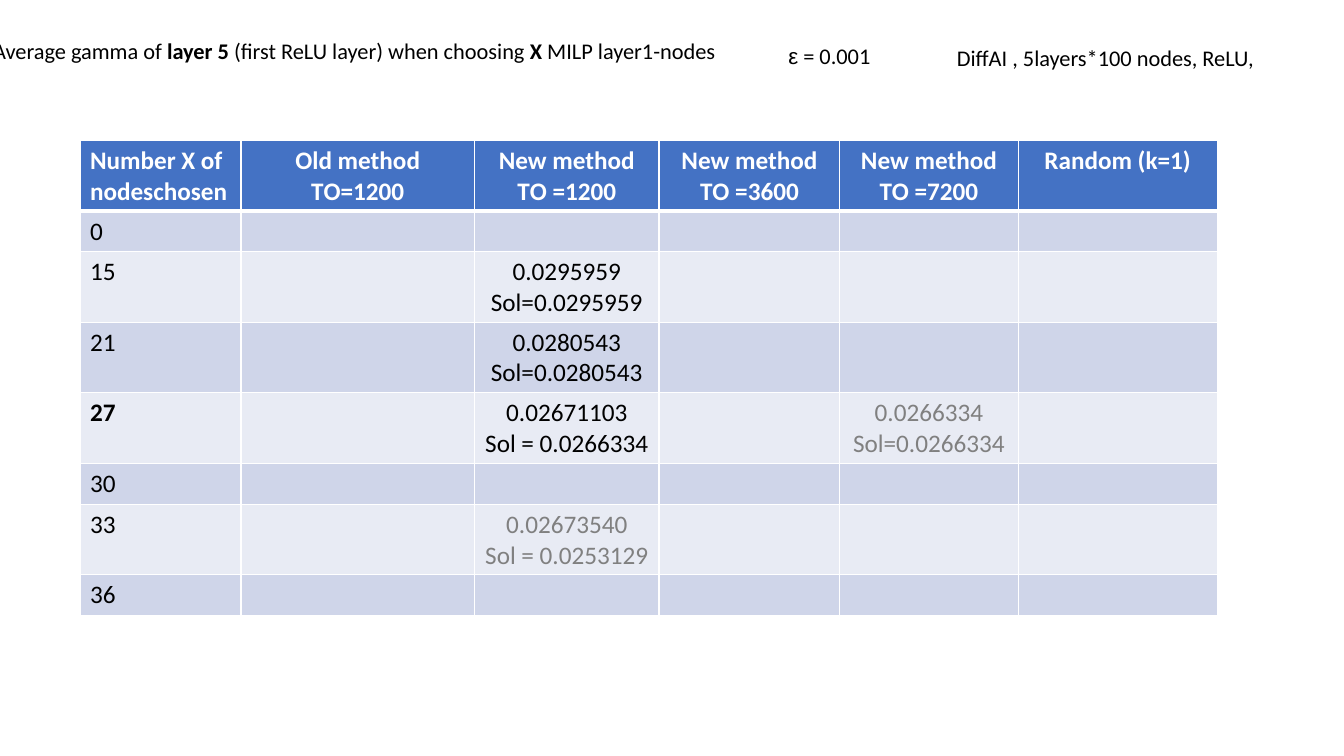
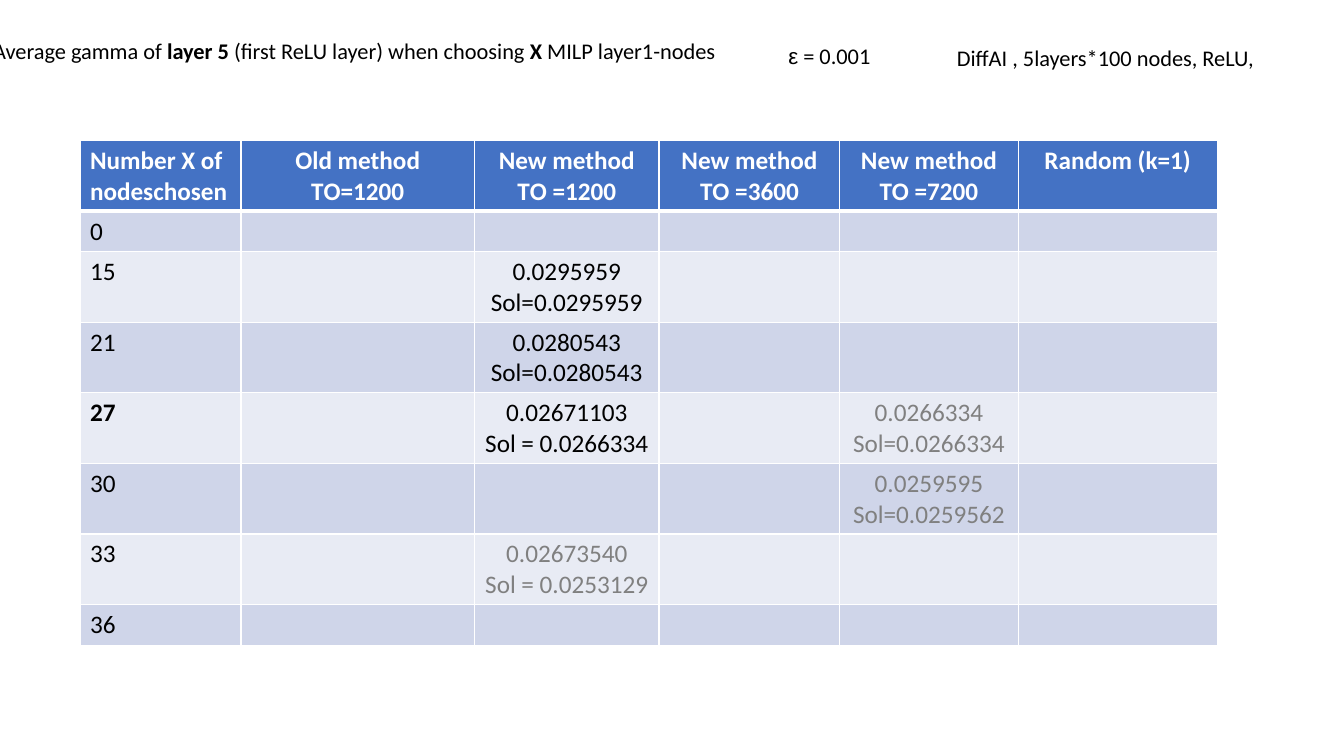
Before and after one commit to blaisegenest/vericompensate, a slide deck: slide 20 of lipschitz/Liptscitz.pptx. Drawn at 1344x756 pixels with LibreOffice and Linux fonts; fonts in the diff are those of the drawing. Boxes give left, top, right and bottom in pixels: in the first picture for what was removed or moved away, otherwise in the second. Text is boxed around its words. In the diff, an @@ line names an element or a change of style, - is before the commit and + after.

Commit message:
update table

```diff
--- a/lipschitz/Liptscitz.pptx
+++ b/lipschitz/Liptscitz.pptx
@@ table at (80, 140, 1218, 645) @@
-row 6, column 5: 
+row 6, column 5: 0.0259595 / Sol=0.0259562
```
